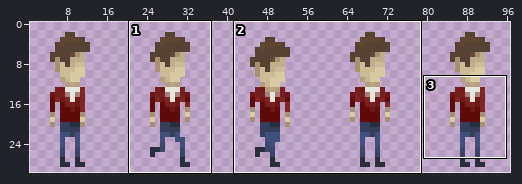
A sprite sheet gets an edit: code/assets/img/animations/character_red_male.png. The first picture is a wide view before the edit; the outline marks the close-up.
Close-up. First the earlier version:
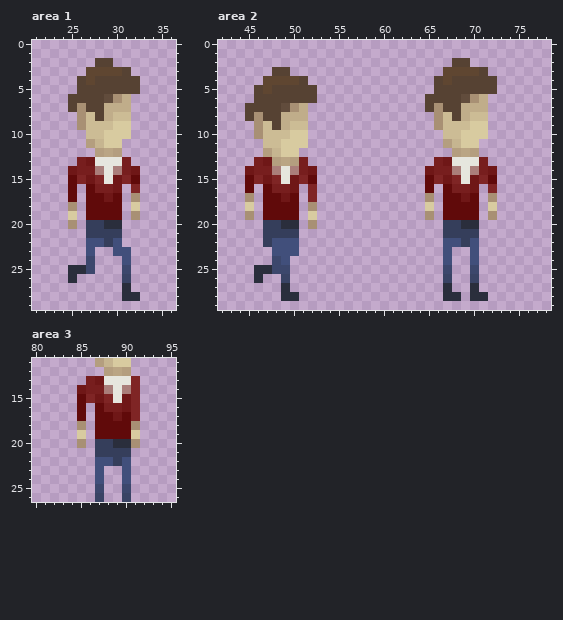
The file is 100x30 pixels. Colours within 5 levels of each other are drawn and written as one. Shown: area 1: x 21..36, y 0..29; area 2: x 42..78, y 0..29; area 3: x 80..95, y 11..26. The wide view leaves out empty margins.
The result:
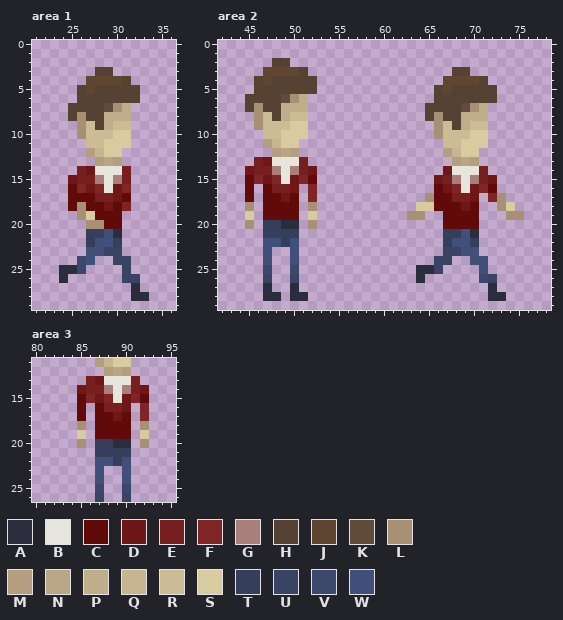
Palette (. is transparent): A #2a2e3c  B #e6e6de  C #600a0a  D #6f1717  E #771e1e  F #7f2525  G #aa7e7a  H #564233  J #5f4631  K #614c3c  L #a89074  M #b49e7f  N #baa584  P #c0ad8a  Q #c6b590  R #ccbc95  S #d8cba0  T #353e5b  U #394364  V #3c476c  W #414f7b
Diff:
--- area 1
@@ x 21..36 @@
  1 ................
- 2 .......HH.......
- 3 ......JJJJH.....
- 4 .....HJHHHHH....
- 5 .....HHHHHHH....
- 6 ....HHHHKLP.....
- 7 ....HLHHPPP.....
- 8 .....LRHPRR.....
- 9 .....LRRRSS.....
-10 ......RRSSS.....
-11 ......MQSS......
-12 .......MNM......
-13 .....EDBBBE.....
-14 ....DEEGBGED....
-15 ....CFDFBDFC....
-16 ....C.CEED.F....
-17 ....C.CCDC.L....
-18 ....L.CCCC.S....
-19 ....S.CCCC.L....
-20 ....L.TTAA......
-21 ......TTTT......
-22 ......WWTW......
-23 ......W..WW.....
-24 ......V...W.....
-25 ....AAV...V.....
-26 ....A.....U.....
-27 ..........A.....
-28 ..........AA....
+ 2 ................
+ 3 .......HH.......
+ 4 ......JJJJH.....
+ 5 .....HJHHHHH....
+ 6 .....HHHHHHH....
+ 7 ....HHHHKLP.....
+ 8 ....HLHHPPP.....
+ 9 .....LRHPRR.....
+10 .....LRRRSS.....
+11 ......RRSSS.....
+12 ......MQSS......
+13 .......MNM......
+14 .....EDBBBE.....
+15 ....DEEGBGE.....
+16 ....CFDFBDF.....
+17 ....CCCEEDC.....
+18 ....CLCCDCF.....
+19 .....LSCCC......
+20 ......LLCC......
+21 ......TTWA......
+22 ......TWWT......
+23 ......WWUU......
+24 .....VW..UU.....
+25 ...AAV....U.....
+26 ...A......UU....
+27 ...........A....
+28 ...........AA...
 29 ................
--- area 2
@@ x 42..78 @@
  1 .....................................
- 2 ..........................HH.........
- 3 ......HH.................JJJJH.......
- 4 .....JJJJH..............HJHHHHH......
- 5 ....HJHHHHH.............HHHHHHH......
- 6 ....HHHHHHH............HHHHKLP.......
- 7 ...HHHHKLP.............HLHHPPP.......
- 8 ...HLHHPPP..............LRHPRR.......
- 9 ....LRHPRR..............LRRRSS.......
-10 ....LRRRSS...............RRSSS.......
-11 .....RRSSS...............MQSS........
-12 .....MQSS.................MNM........
-13 ....EDMNME..............EDBBBE.......
-14 ...DEEGBGED............DEEGBGED......
-15 ...CFDFBDFC............CFDFBDFC......
-16 ...C.CEED.F............C.CEED.F......
-17 ...L.CCDC.F............L.CCDC.L......
-18 ...S.CCCC.L............S.CCCC.S......
-19 ...L.CCCC.S............L.CCCC.L......
-20 .....TTAA.L..............TTAA........
-21 .....TTTT................TTTT........
-22 .....TWWW................WWTW........
-23 ......WWW................W..W........
-24 ......VW.................W..W........
-25 ....AAVV.................V..V........
-26 ....A..U.................U..U........
-27 .......A.................A..A........
-28 .......AA................AA.AA.......
+ 2 ......HH.............................
+ 3 .....JJJJH................HH.........
+ 4 ....HJHHHHH..............JJJJH.......
+ 5 ....HHHHHHH.............HJHHHHH......
+ 6 ...HHHHKLP..............HHHHHHH......
+ 7 ...HLHHPPP.............HHHHKLP.......
+ 8 ....LRHPRR.............HLHHPPP.......
+ 9 ....LRRRSS..............LRHPRR.......
+10 .....RRSSS..............LRRRSS.......
+11 .....MQSS................RRSSS.......
+12 ......MNM................MQSS........
+13 ....EDBBBE................MNM........
+14 ...DEEGBGED..............DBBBE.......
+15 ...CFDFBDFC.............DEGBGED......
+16 ...C.CEED.F.............CDFBDFC......
+17 ...C.CCDC.F............LCCEED.FL.....
+18 ...L.CCCC.L...........SSCCCDC..LS....
+19 ...S.CCCC.S..........LL..CCCC...LL...
+20 ...L.TTAA.L..............CCCC........
+21 .....TTTT................TTWA........
+22 .....WWTW................TWWT........
+23 .....W..W................UUWW........
+24 .....W..W...............UU..WW.......
+25 .....V..V.............AAU....W.......
+26 .....U..U.............A......VU......
+27 .....A..A.....................A......
+28 .....AA.AA....................AA.....
 29 .....................................
--- area 3
@@ x 89..94 @@
 12 NM....
-13 BBF...
-14 BGF...
-15 BDF...
-16 EDF...
-17 DCF...
-18 CCL...
-19 CCS...
-20 AAL...
+13 BBE...
+14 BGED..
+15 BDFC..
+16 ED.F..
+17 DC.F..
+18 CC.L..
+19 CC.S..
+20 AA.L..
 21 TT....
Where, in picture pixels (left, top, right, bottom), the same in both close-ups:
changed: (59, 58, 149, 301)
changed: (245, 58, 317, 301)
changed: (407, 58, 524, 301)
changed: (131, 376, 149, 448)
